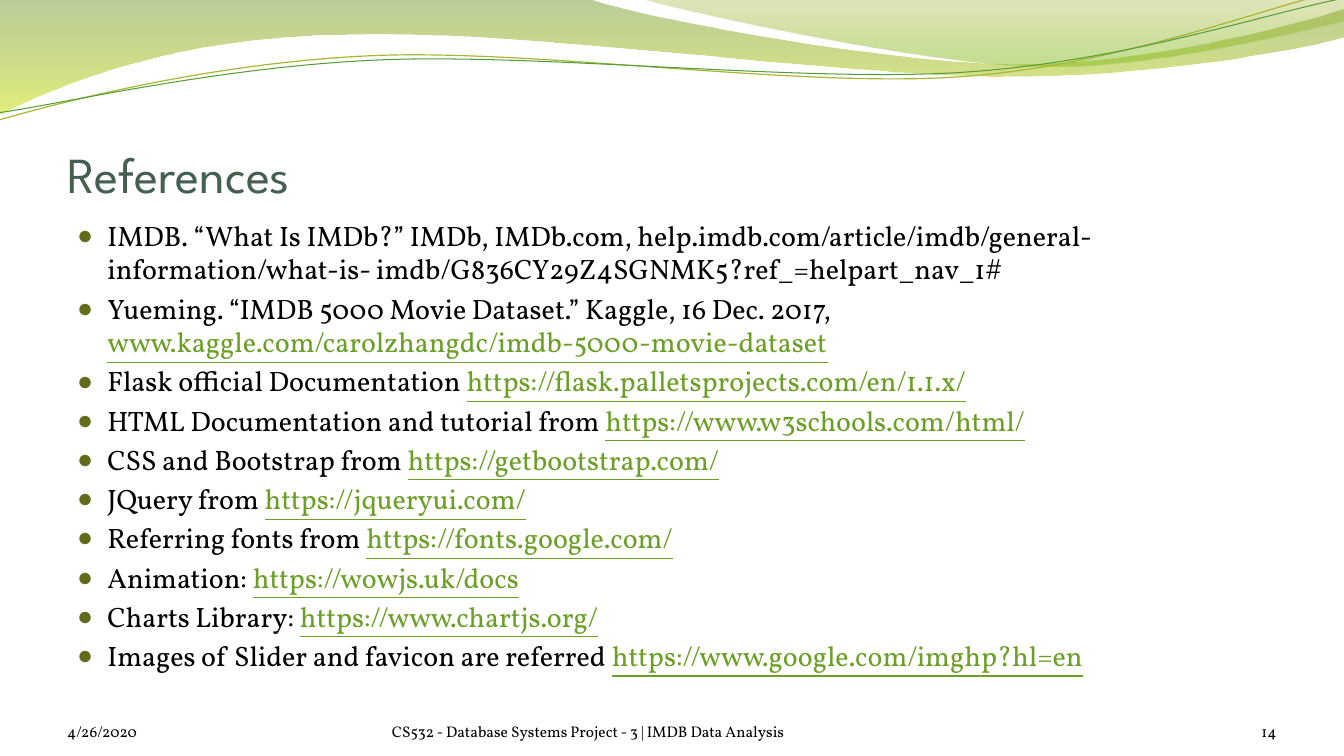
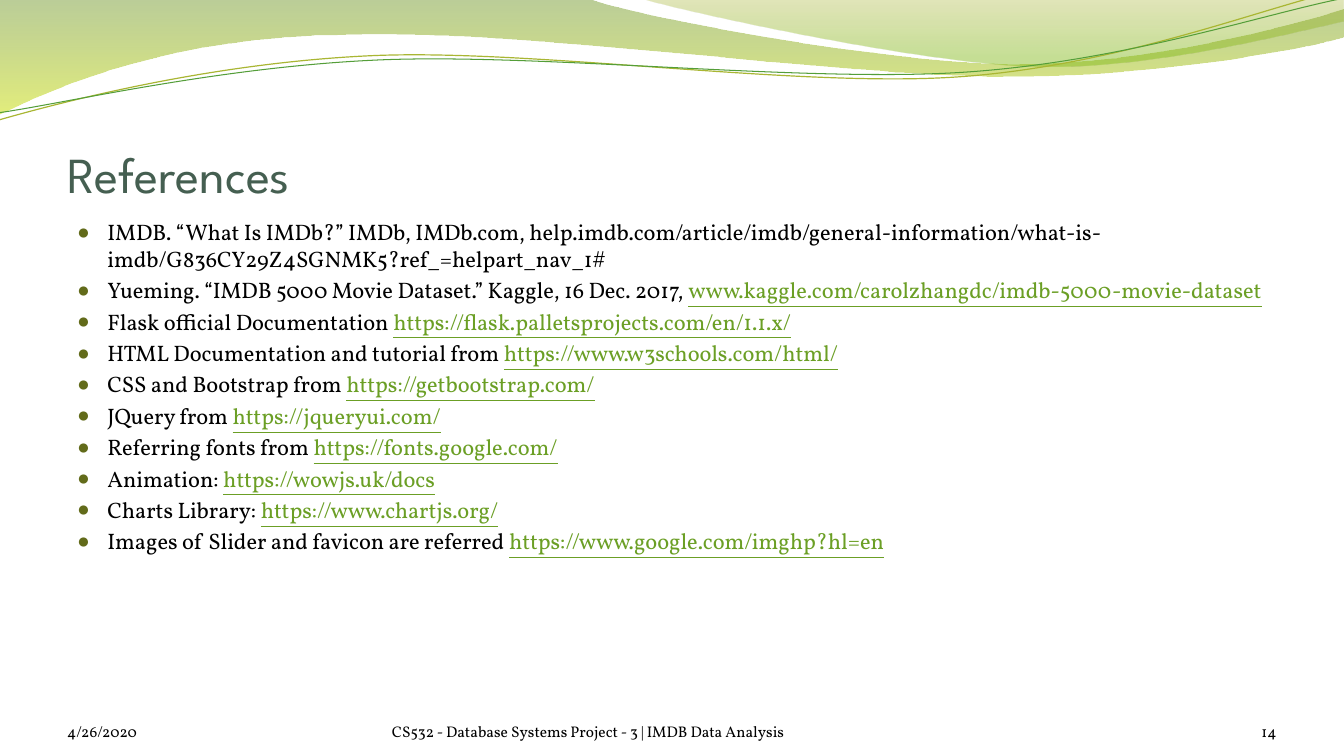
Before and after one commit to satrio-yudhoatmojo/CS532-Database-Systems-Spring-2020, a slide deck: slide 14 of Project-03/docs/saraf-yudhoatmojo_Presentation.pptx. Drawn at 1344x756 pixels with LibreOffice and Linux fonts; fonts in the diff are those of the drawing; background and template pictures are left out. Boxes give left, top, right and bottom in pixels: in the first picture for what was removed or moved away, otherwise in the second. Text is boxed around its words. In the diff, an @@ line names an element or a change of style, - is before the commit and + after.

```diff
--- a/Project-03/docs/saraf-yudhoatmojo_Presentation.pptx
+++ b/Project-03/docs/saraf-yudhoatmojo_Presentation.pptx
@@ text "IMDB. “What Is IMDb?” IMDb, ..." at <box>107,224,1261,558</box>: size 20 to 16 pt @@
```
Also in this commit, not shown: 8 other slides changed.
